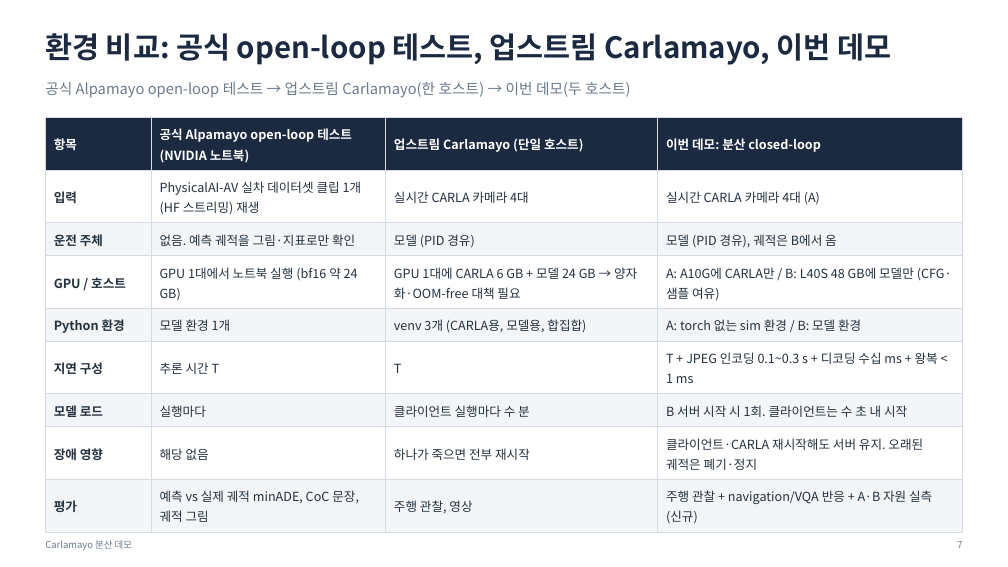
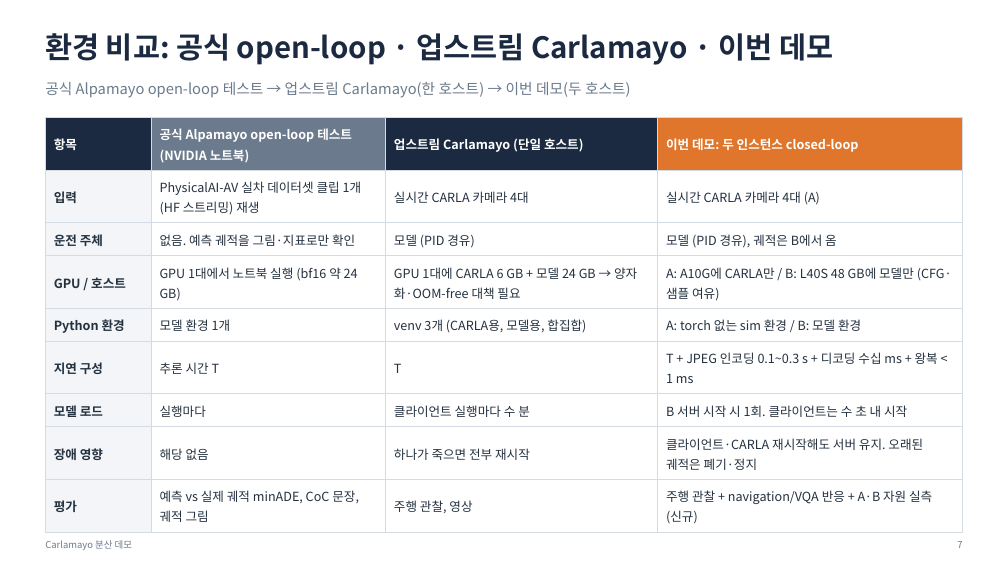
Before and after one commit to JwonMoon/carlamayo-my-distributed, a slide deck: slide 7 of docs/distributed/demo-overview.pptx. Drawn at 1008x567 pixels with LibreOffice and Linux fonts; fonts in the diff are those of the drawing. Boxes give left, top, right and bottom in pixels: in the first picture for what was removed or moved away, otherwise in the second. Text is boxed around its words. In the diff, an @@ line names an element or a change of style, - is before the commit and + after.

```diff
--- a/docs/distributed/demo-overview.pptx
+++ b/docs/distributed/demo-overview.pptx
@@ text at (45,33,833,65): text changed @@
-환경 비교: 공식 open-loop 테스트, 업스트림 Carlamayo, 이번 데모
+환경 비교: 공식 open-loop · 업스트림 Carlamayo · 이번 데모
@@ table at (45,117,963,528) @@
-row 1, column 4: 이번 데모: 분산 closed-loop
+row 1, column 4: 이번 데모: 두 인스턴스 closed-loop
@@ fill #1B2A41 to #6B7A8C in row 1, column 2 @@
@@ fill #1B2A41 to #E0762B in row 1, column 4 @@
@@ fill #FFFFFF to #F3F5F8 in 4 cells @@
@@ fill #F3F5F8 to #FFFFFF in 12 cells @@
```
Also in this commit, not shown: 12 other slides changed, 1 slide added, 1 slide removed, 2 other files.
